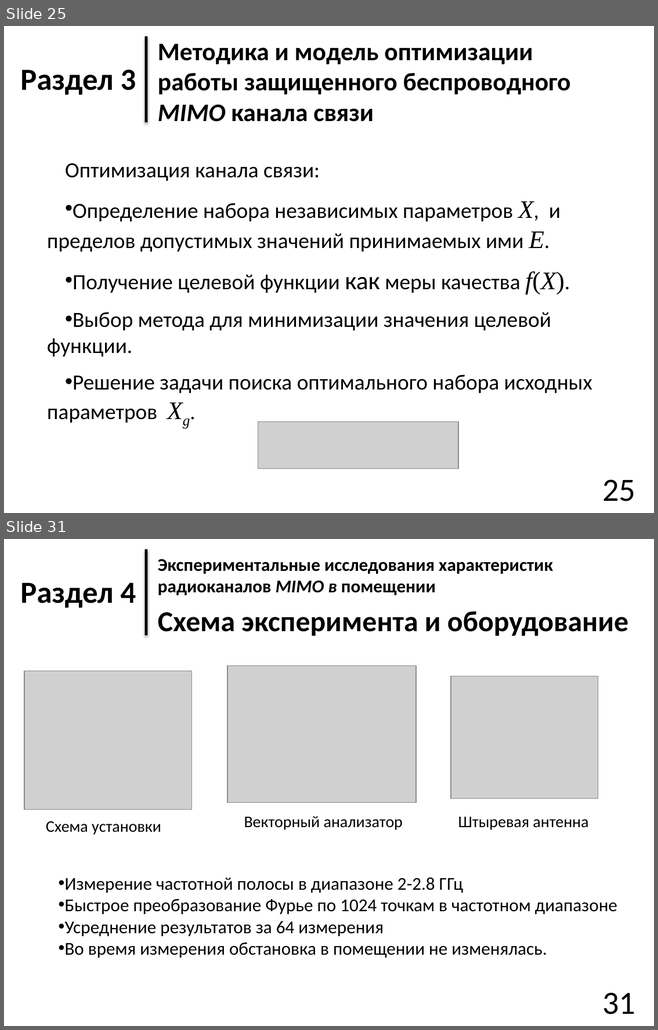
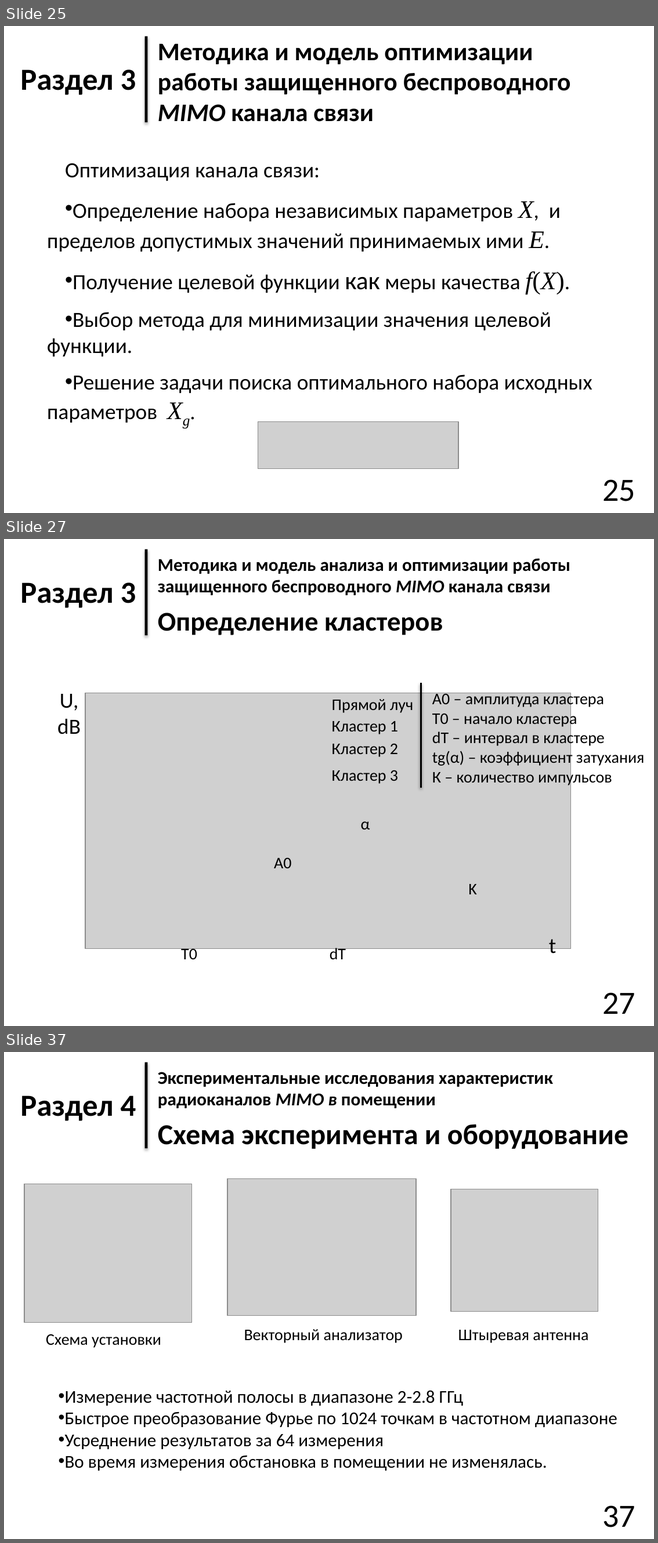
Before and after one commit to Teivaz/diss, a slide deck: Presentation/Презентация_8.pptx. Shown one above the other, each under a label of ours: slides 25 and 31 before the commit, slides 25, 27 and 37 after it; the slides between them are not shown. The pictures are 658x1030 and 658x1543 pixels, drawn with LibreOffice and Linux fonts; fonts in the diff are those of the drawing; grey boxes stand for pictures. Boxes give left, top, right and bottom in pixels: in the first picture for what was removed or moved away, otherwise in the second. Text is boxed around its words. In the diff, an @@ line names an element or a change of style, - is before the commit and + after.

Commit message:
added presentation updated presentation added pictures

```diff
--- a/Presentation/Презентация_8.pptx
+++ b/Presentation/Презентация_8.pptx
@@ slide 27 added at (x1=4, y1=539, x2=654, y2=1026), background #FFFFFF @@
@@ line added from (146, 549) to (146, 635), #000000 3 pt @@
@@ text added at (x1=158, y1=558, x2=570, y2=595), 20 pt, text #000000, bold @@
+Методика и модель анализа и оптимизации работы защищенного беспроводного MIMO канала связи
@@ text added at (x1=20, y1=583, x2=136, y2=608), 34 pt, text #000000, bold @@
+Раздел 3
@@ text added at (x1=158, y1=613, x2=443, y2=635), 30 pt, text #000000, bold @@
+Определение кластеров
@@ text added at (x1=57, y1=694, x2=81, y2=734), 24 pt, text #000000 @@
+U,
+dB
@@ picture added at (x1=85, y1=693, x2=571, y2=949) @@
@@ line added from (420, 683) to (420, 788), #000000 2 pt @@
@@ text added at (x1=432, y1=691, x2=644, y2=786), 18 pt, text #000000 @@
+A0 – амплитуда кластера
+Т0 – начало кластера
+dT – интервал в кластере
+tg(α) – коэффициент затухания
+К – количество импульсов
@@ text added at (x1=332, y1=699, x2=413, y2=713), 18 pt, text #000000 @@
+Прямой луч
@@ text added at (x1=332, y1=721, x2=398, y2=734), 18 pt, text #000000 @@
+Кластер 1
@@ text added at (x1=332, y1=744, x2=398, y2=757), 18 pt, text #000000 @@
+Кластер 2
@@ text added at (x1=332, y1=770, x2=398, y2=784), 18 pt, text #000000 @@
+Кластер 3
@@ text added at (x1=361, y1=821, x2=370, y2=830), 18 pt, text #000000 @@
+α
@@ text added at (x1=274, y1=858, x2=291, y2=868), 18 pt, text #000000 @@
+A0
@@ text added at (x1=468, y1=884, x2=477, y2=895), 18 pt, text #000000 @@
+K
@@ text added at (x1=181, y1=946, x2=197, y2=959), 18 pt, text #000000 @@
+T0
@@ text added at (x1=329, y1=946, x2=346, y2=959), 18 pt, text #000000 @@
+dT
@@ text added at (x1=549, y1=939, x2=556, y2=959), 24 pt, text #000000 @@
+t
@@ page number added at (x1=602, y1=993, x2=635, y2=1014), 36 pt, text #000000 @@
+27
@@ what was slide 31 is now slide 37 @@
@@ page number at (x1=602, y1=1506, x2=635, y2=1528): text changed @@
-31
+37
```
Also in this commit, not shown: 6 slides changed, 8 other slides added, 17 other files.
